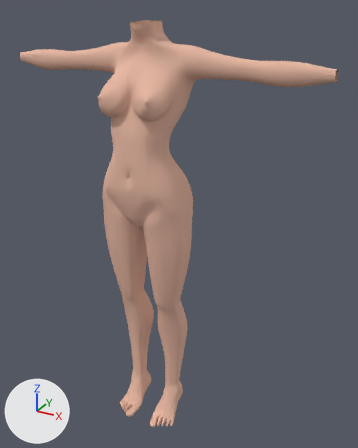
Two versions of the Blender file FemaleModel.blend, one commit apart.
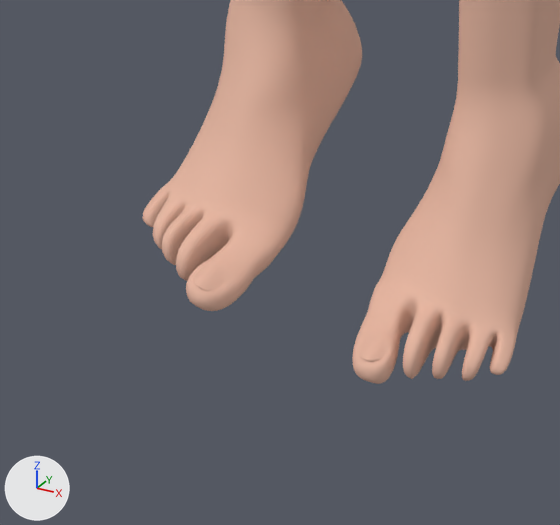
Each version is shown whole from a 50 mm camera at (3.42, -5.32, 6.05) aimed at (0.31, 0.33, 3.23), then close up on the part from 28% to 50% of the width and 83% to 100% of the height. Arrows for +X, +Y and +Z are at lower left; the lights stay in place.

Objects in the first close-up: 'Body'.
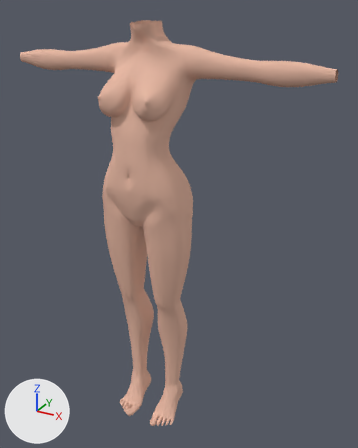
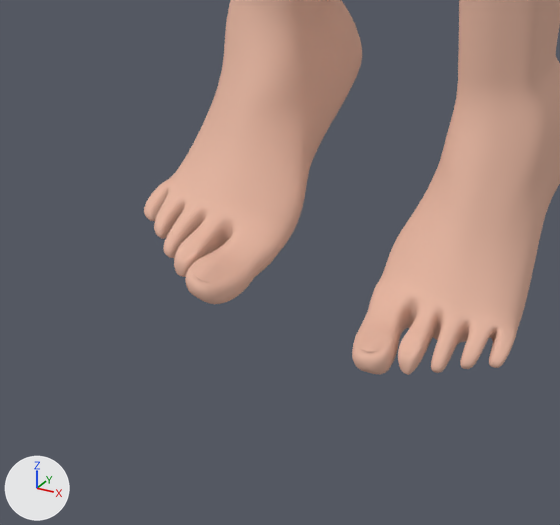
The change in detail:
me_cube is used by ob_body; location (0.0, 0.0, 4.45).
me_cube had 1041 vertices, 981 faces and spanned x 0.0..2.25, y -0.5..0.56, z -4.47..1.44.
me_cube now has 1071 vertices, 1011 faces and spans x 0.0..2.25, y -0.5..0.56, z -4.43..1.44.
Part 1, on me_cube:
15 faces are deleted.
22 vertices in x 0.2..0.45, y -0.43..-0.18, z -4.45..-4.35 move by (0.0, 0.0, 0.03).
20 vertices in x 0.18..0.5, y -0.41..-0.18, z -4.45..-4.34 move by (0.0, 0.0, 0.02).
20 vertices in x 0.18..0.49, y -0.41..-0.15, z -4.44..-4.33 move by (0.0, 0.0, 0.01).
4 vertices in x 0.23..0.5, y -0.26..-0.18, z -4.44..-4.39 move by (-0.01, 0.0, 0.02).
3 vertices in x 0.23..0.4, y -0.41..-0.29, z -4.47..-4.41 move by (0.0, 0.0, 0.06).
25 vertices move from x 0.19..0.52, y -0.37..-0.14, z -4.46..-4.31 to x 0.19..0.51, y -0.36..-0.14, z -4.43..-4.31.
30 vertices are added at x 0.27..0.34, y -0.37..-0.23, z -4.42..-4.33.
45 new faces join them.

Pixel boxes [x1, y1, x2, y2] of what changed, in the close-ups (560 x 525 px):
'Body', reshaped
    before: [143, 0, 560, 384]
    after: [144, 0, 560, 375]
part 1 of me_cube, built on
    before: [143, 172, 523, 384]
    after: [144, 171, 523, 375]
